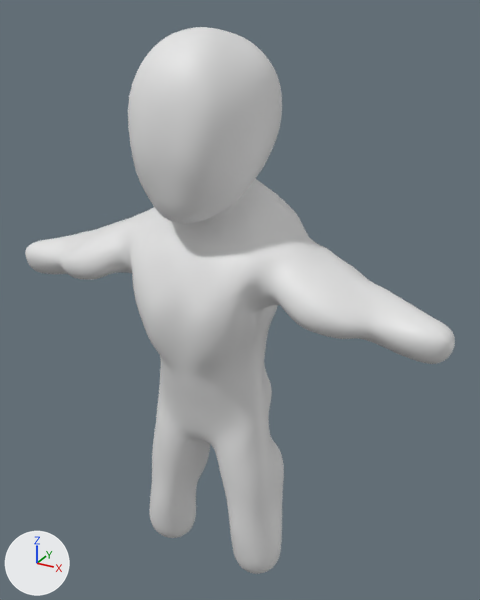
A saved change to the Blender file Assets/Models/player.blend.
Both versions are drawn from a camera (50 mm lens) standing at (3.78, -6.12, 6.95) and looking at (0.24, 0.31, 3.73). Every picture has the same lights, and +X, +Y and +Z are marked at lower left. Shape keys are drawn at the values saved in each file.
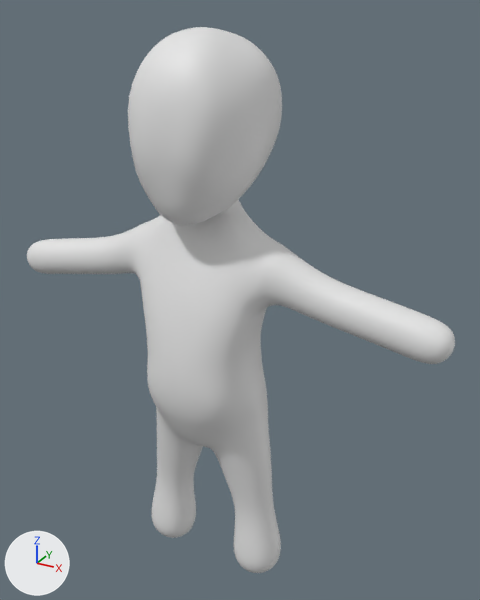
Boxes [x1, y1, x2, y2] around the edits, measured in the pictures (480 x 600 px):
'Mesh', reshaped
    before: [25, 27, 455, 574]
    after: [27, 27, 455, 573]

The change, as a list of edits to the scene's bpy script:
```text
Change key_0_muscle:
    where key_0_muscle = bpy.data.objects['Mesh'].data.shape_keys.key_blocks['Muscle']
    key_0_muscle.value: 1.0 -> 0.0
```
